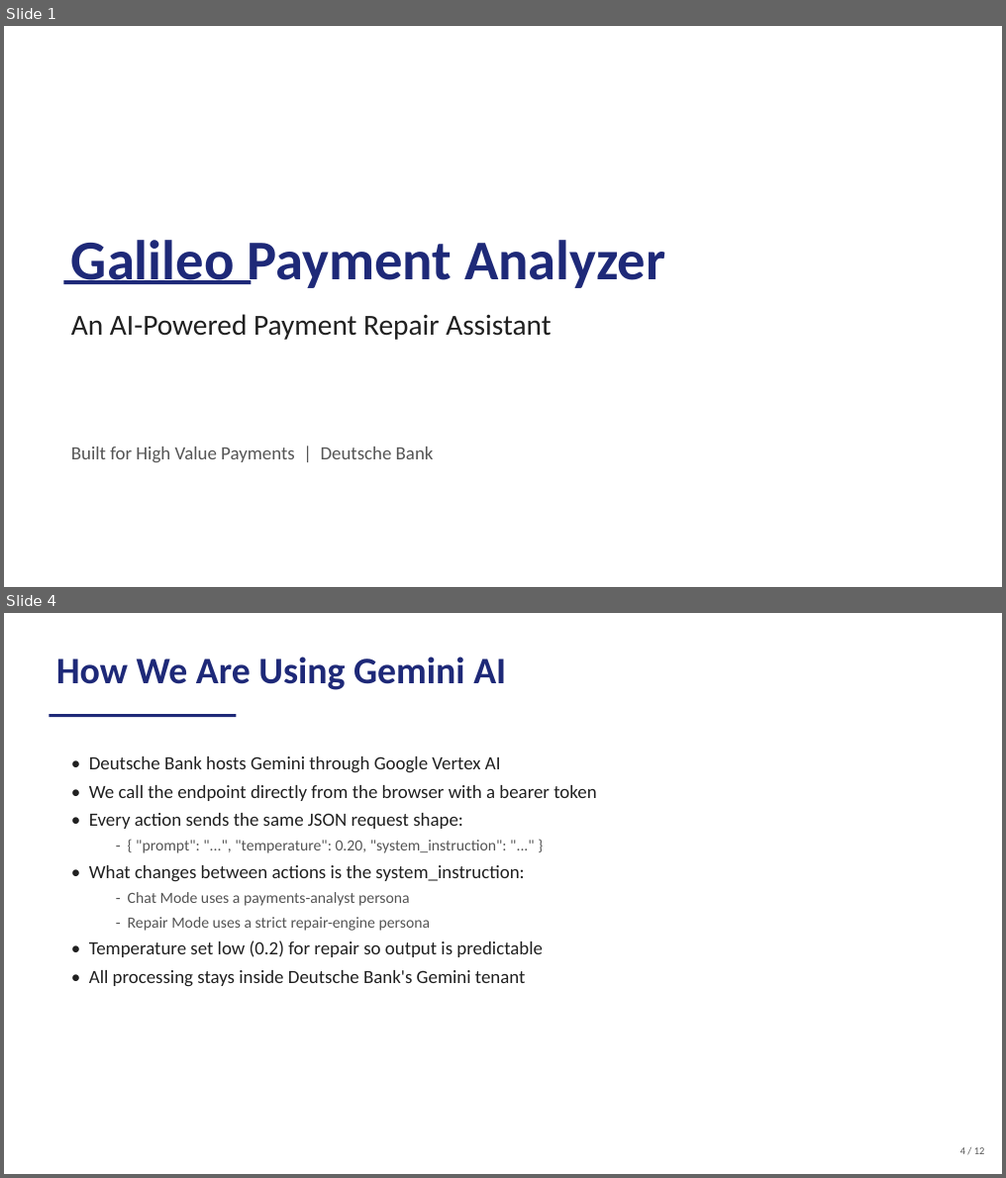
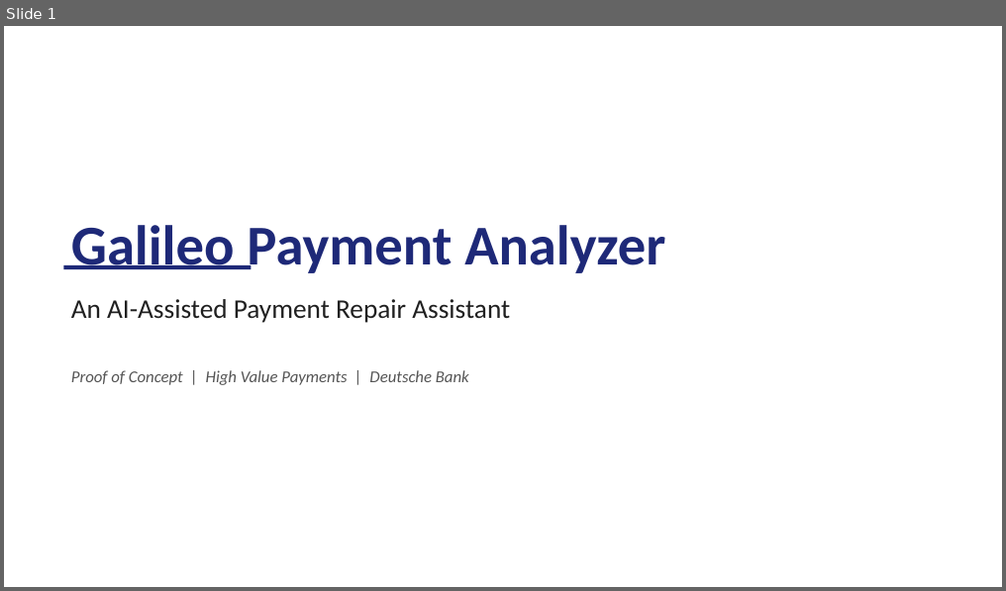
Before and after one commit to AdamJirari/Bank-Game, a slide deck: Galileo_Payment_Analyzer.pptx. Shown one above the other, each under a label of ours: slides 1 and 4 before the commit, slide 1 after it; the slides between them are not shown. The pictures are 1006x1178 and 1006x591 pixels, drawn with LibreOffice and Linux fonts; fonts in the diff are those of the drawing. Boxes give left, top, right and bottom in pixels: in the first picture for what was removed or moved away, otherwise in the second. Text is boxed around its words. In the diff, an @@ line names an element or a change of style, - is before the commit and + after.

```diff
--- a/Galileo_Payment_Analyzer.pptx
+++ b/Galileo_Payment_Analyzer.pptx
@@ slide 4 removed at (4,613,1002,1174), background #FFFFFF @@
@@ text removed at (56,657,506,690) @@
-How We Are Using Gemini AI
@@ rectangle removed at (49,714,236,717) @@
@@ text removed at (89,757,596,987) @@
-• Deutsche Bank hosts Gemini through Google Vertex AI
-• We call the endpoint directly from the browser with a bearer token
-• Every action sends the same JSON request shape:
-  - { "prompt": "...", "temperature": 0.20, "system_instruction": "..." }
-• What changes between actions is the system_instruction:
-  - Chat Mode uses a payments-analyst persona
-  - Repair Mode uses a strict repair-engine persona
-• Temperature set low (0.2) for repair so output is predictable
-• All processing stays inside Deutsche Bank's Gemini tenant
@@ text removed at (960,1148,985,1155) @@
-4 / 12
@@ slide 1 changed as well @@
@@ text "Galileo Payment Analyzer": place and size @@
-text "Galileo Payment Analyzer" at (71,240,665,288)
+text "Galileo Payment Analyzer" at (71,225,665,274)
@@ rectangle: place and size @@
-rectangle at (63,280,252,285)
+rectangle at (63,266,252,271)
@@ text at (71,299,510,323): text changed; size 28 to 26 pt @@
-An AI-Powered Payment Repair Assistant
+An AI-Assisted Payment Repair Assistant
@@ text at (71,371,469,385): text changed; size 18 to 16 pt; italic on @@
-Built for High Value Payments | Deutsche Bank
+Proof of Concept | High Value Payments | Deutsche Bank
```
Also in this commit, not shown: 3 other slides changed, 7 slides added, 7 other slides removed.
